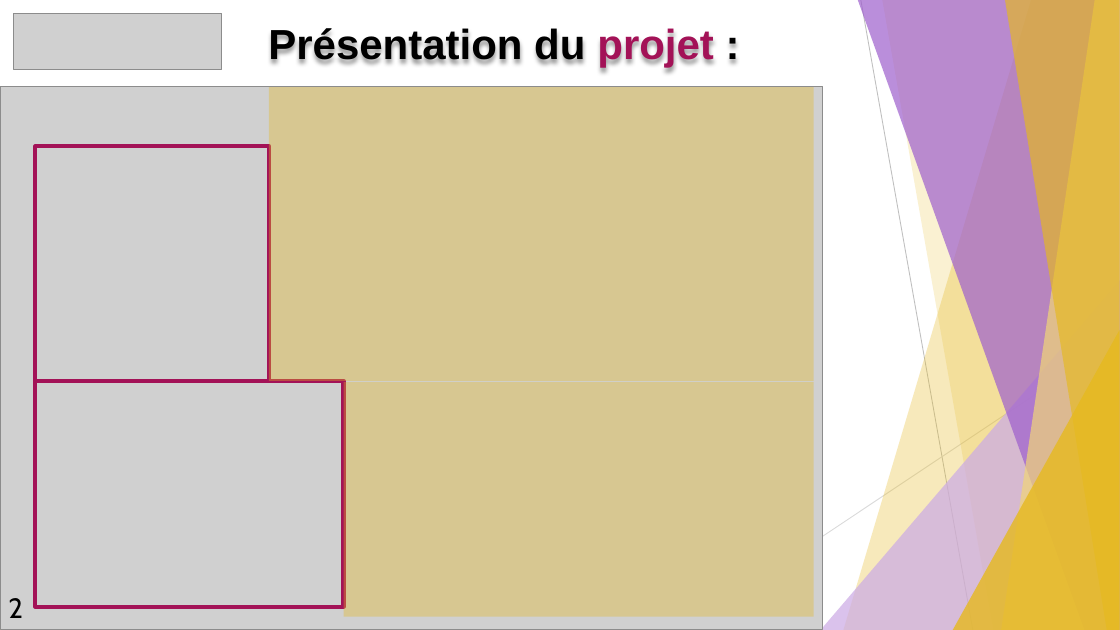
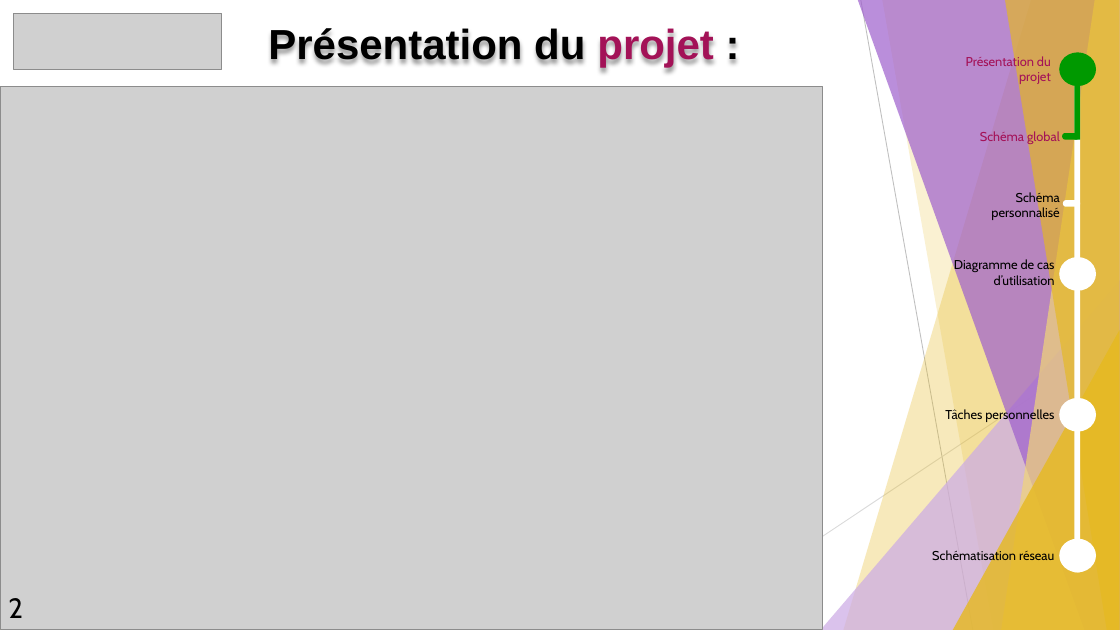
Before and after one commit to GuiguiMvn/Systeme-Escape-Game-Telethon, a slide deck: slide 3 of Nathan/Compte-rendus/REVUE-R1-GUIGAND-SFL6.pptx. Drawn at 1120x630 pixels with LibreOffice and Linux fonts; fonts in the diff are those of the drawing; grey boxes stand for pictures. Boxes give left, top, right and bottom in pixels: in the first picture for what was removed or moved away, otherwise in the second. Text is boxed around its words. In the diff, an @@ line names an element or a change of style, - is before the commit and + after.

```diff
--- a/Nathan/Compte-rendus/REVUE-R1-GUIGAND-SFL6.pptx
+++ b/Nathan/Compte-rendus/REVUE-R1-GUIGAND-SFL6.pptx
@@ text added at (x1=966, y1=55, x2=1051, y2=84), 11 pt, text #A41258 @@
+Présentation du projet
@@ ellipse added at (x1=1060, y1=52, x2=1096, y2=86), fill #009900 @@
@@ rectangle added at (x1=1075, y1=58, x2=1081, y2=140), fill #009900 @@
@@ rectangle removed at (x1=269, y1=87, x2=814, y2=381) @@
@@ rectangle added at (x1=1075, y1=61, x2=1081, y2=572), fill #FFFFFF @@
@@ rectangle removed at (x1=35, y1=146, x2=269, y2=381) @@
@@ text added at (x1=980, y1=131, x2=1060, y2=145), 11 pt, text #A41258 @@
+Schéma global
@@ pill shape added at (x1=1062, y1=133, x2=1080, y2=139), fill #009900 @@
@@ text added at (x1=991, y1=191, x2=1060, y2=221), 11 pt, text #000000 @@
+Schéma personnalisé
@@ pill shape added at (x1=1063, y1=200, x2=1081, y2=207), fill #FFFFFF @@
@@ text added at (x1=954, y1=259, x2=1055, y2=289), 11 pt, text #000000 @@
+Diagramme de cas d’utilisation
@@ ellipse added at (x1=1060, y1=257, x2=1096, y2=291), fill #FFFFFF @@
@@ rectangle removed at (x1=35, y1=381, x2=344, y2=607) @@
@@ rectangle removed at (x1=344, y1=382, x2=814, y2=618) @@
@@ text added at (x1=945, y1=408, x2=1054, y2=423), 11 pt, text #000000 @@
+Tâches personnelles
@@ ellipse added at (x1=1060, y1=398, x2=1096, y2=432), fill #FFFFFF @@
@@ ellipse added at (x1=1060, y1=539, x2=1096, y2=572), fill #FFFFFF @@
@@ text added at (x1=932, y1=549, x2=1054, y2=564), 11 pt, text #000000 @@
+Schématisation réseau
```
Also in this commit, not shown: 4 other slides changed, 1 slide added.
